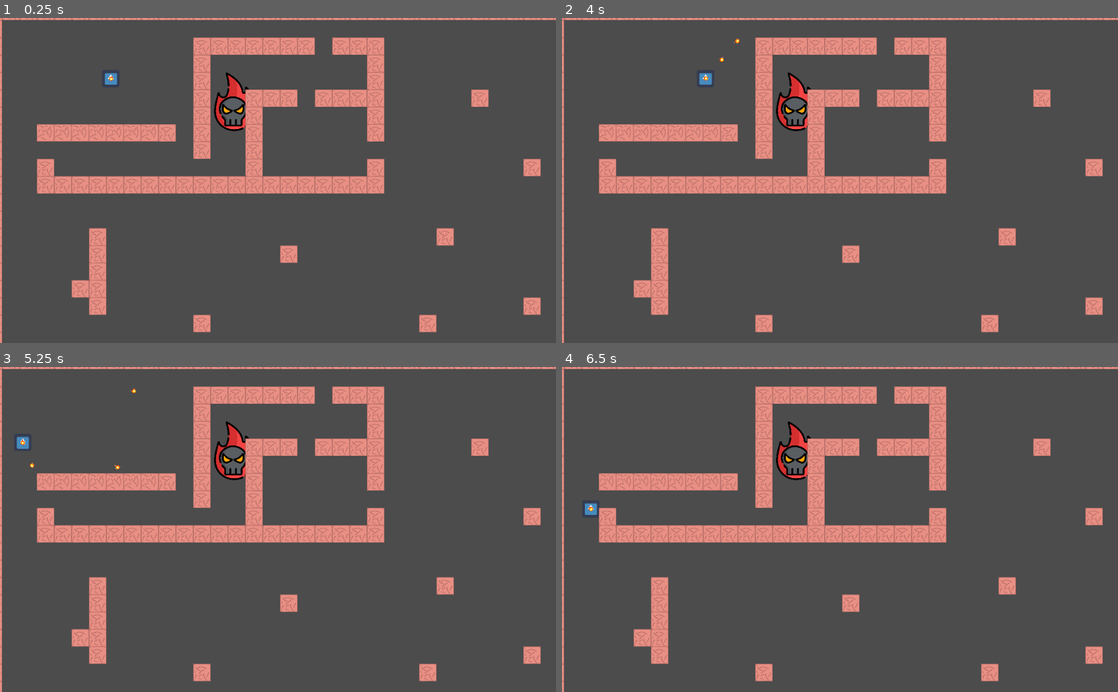
Above: before the commit, frames 1-4 (two rows, left to right).
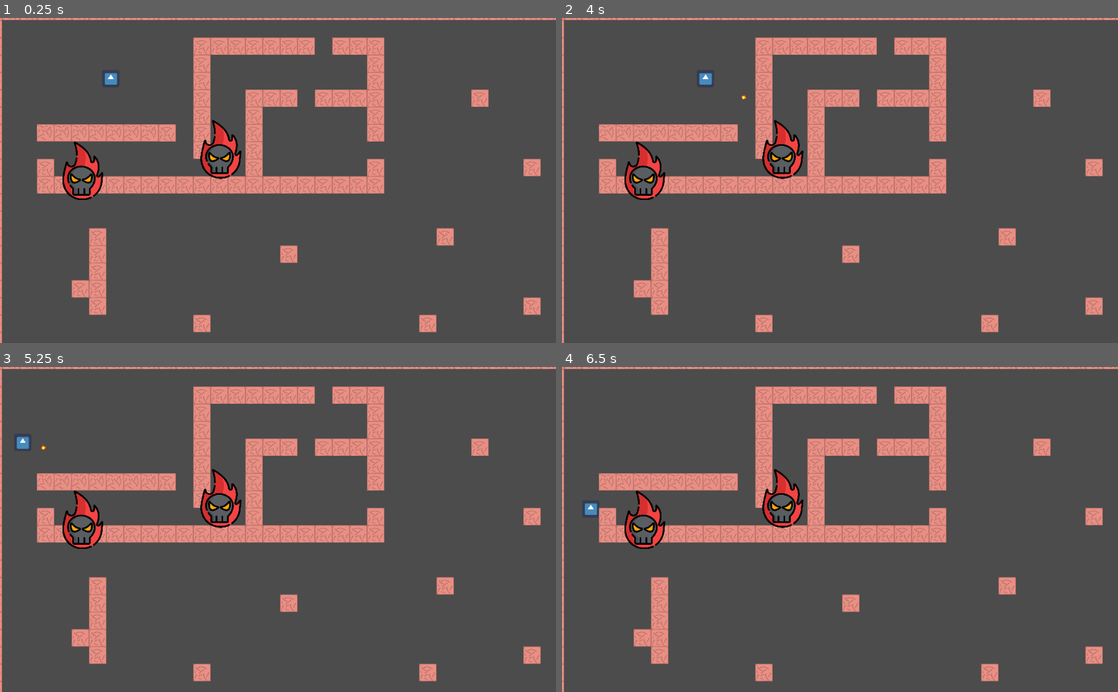
Above: after the commit, the same moments.

Repository: felipe-canales/LVAGames
Game: Godot game, scene res://level_test.tscn
Two runs of this game, one before a commit and one after it. Both use one fixed random seed, a clock stepped at 60 frames per second and the inputs below. The engine's default icon, where the game draws it, is replaced by a stand-in: a white triangle on a blue panel in a dark square.
Inputs:
- Up to frame 1 (0.25 s): no input
- Up to frame 2 (4 s): tap Enter at 0.5 s; hold D (player_right) 0.53-1.28 s; hold S (player_down) 1.28-2.03 s; hold D (player_right) 2.03-2.78 s; tap Space at 2.75 s; hold W (player_up) 2.78-3.53 s; hold A (player_left) from 3.53 s (still down)
- Up to frame 3 (5.25 s): release A (player_left) at 5.03 s; hold S (player_down) from 5.03 s (still down)
- Up to frame 4 (6.5 s): release S (player_down) at 5.78 s; hold D (player_right) from 5.78 s (still down)

The runs differ from the first frame. In frame 1, 2.0% of the frame differs, in the area x 11-45%, y 16-56%; in frame 2, 2.0%; in frame 3, 2.0%, in the area x 3-45%, y 6-56%; in frame 4, 2.0%.

Commit message:
Arreglando disparo

Diff:
--- a/level_test.tscn
+++ b/level_test.tscn
@@ -23,9 +23,6 @@
 limit_right = 1604
 limit_bottom = 772
 
-[node name="Enemy" parent="." instance=ExtResource( 2 )]
-position = Vector2( 227.287, 38.5589 )
-
 [node name="TileMap" type="TileMap" parent="."]
 position = Vector2( -200, -112 )
 scale = Vector2( 0.2, 0.2 )
@@ -35,3 +32,9 @@
 cell_custom_transform = Transform2D( 32, 0, 0, 32, 0, 0 )
 format = 1
 tile_data = PoolIntArray( -1, -1610612736, 0, -65536, -1610612736, 0, -65535, -1610612736, 0, -65534, -1610612736, 0, - …(7510 unchanged characters)…
+
+[node name="Enemy" parent="." instance=ExtResource( 2 )]
+position = Vector2( 202.126, 126.515 )
+
+[node name="Enemy2" parent="." instance=ExtResource( 2 )]
+position = Vector2( -52.277, 166.265 )
--- a/nodos/Gun.gd
+++ b/nodos/Gun.gd
@@ -21,38 +21,37 @@
 
 func _physics_process(delta):
 
-	if len(enemigos) != 0:
+	var min_dist = 999999999999
+	var target_enemy
 
-		focus_enemy = enemigos[0]
-		for enemigo in enemigos:
+	for enemigo in enemigos:
+		vector_distancia = enemigo.get_global_position() - get_global_position()
+		distancia = vector_distancia.length_squared()
+		if distancia < min_dist:
+			min_dist = distancia
+			target_enemy = enemigo
 
-			vector_distancia = enemigo.get_global_position() - get_global_position()
-			distancia = vector_distancia.length_squared()
 
-			vector_distancia = focus_enemy.get_global_position() - get_global_position()
-			distancia1 = vector_distancia.length_squared()
+	if target_enemy:
+		if target_enemy.destroyed:
+			target_enemy.queue_free()
+			enemigos.erase(target_enemy)
 
-			if distancia <= distancia1:
-				focus_enemy = enemigo
+		rotation = ((target_enemy.global_position - global_position).angle())
 
-		if focus_enemy != null:
-			if focus_enemy.destroyed:
-				focus_enemy.queue_free()
-				enemigos.erase(focus_enemy)
 
-			rotation = ((focus_enemy.position - global_position).angle()) + PI/2
+		if bullet_cooldown_counter >= bullet_cooldown:
+			var bullet_inst = bullet.instance()
+			bullet_inst.global_position = global_position
+			bullet_inst.rotation = rotation
+			bullet_cooldown_counter = 0
+			get_tree().get_root().add_child(bullet_inst)
 
-	var bullet_inst = bullet.instance()
-	bullet_inst.global_position = Vector2(0,0)
-	bullet_inst.rotation = rotation
+			print(bullet_inst.rotation)
+			bullet_fire = true
 
 	if bullet_fire:
 		bullet_cooldown_counter += delta
-
-	if bullet_cooldown_counter >= bullet_cooldown:
-		bullet_cooldown_counter = 0
-		$"../Bullets".add_child(bullet_inst)
-		bullet_fire = true
 
 func _on_Gun_body_entered(body:Node):
 
--- a/nodos/Proyectil.tscn
+++ b/nodos/Proyectil.tscn
@@ -6,7 +6,9 @@
 [sub_resource type="CircleShape2D" id=1]
 radius = 4.9322
 
-[node name="Proyectil" type="Area2D"]
+[node name="Proyectil" type="Area2D" groups=[
+"Bullets",
+]]
 position = Vector2( 18.7309, 0.681122 )
 script = ExtResource( 2 )
 __meta__ = {
